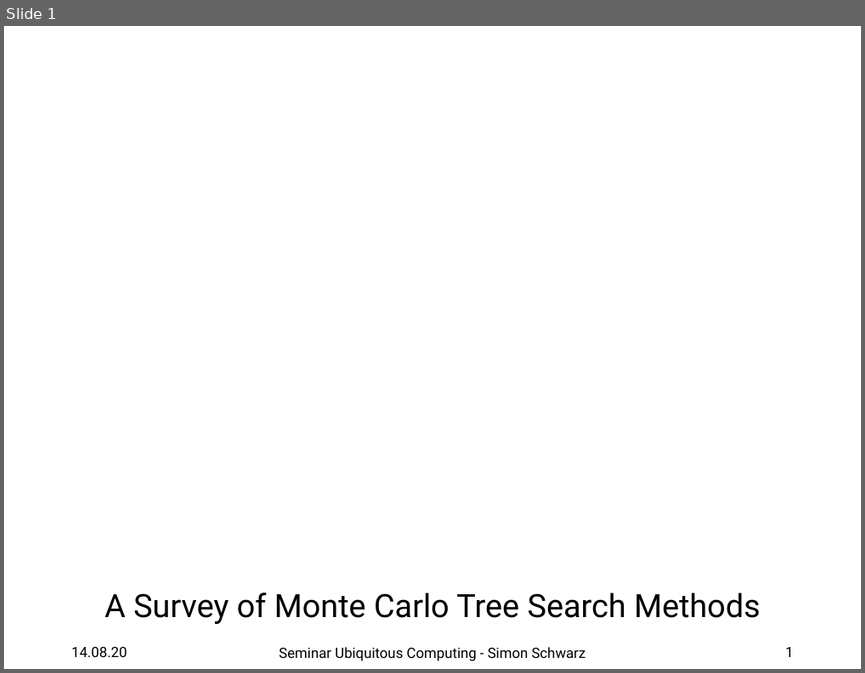
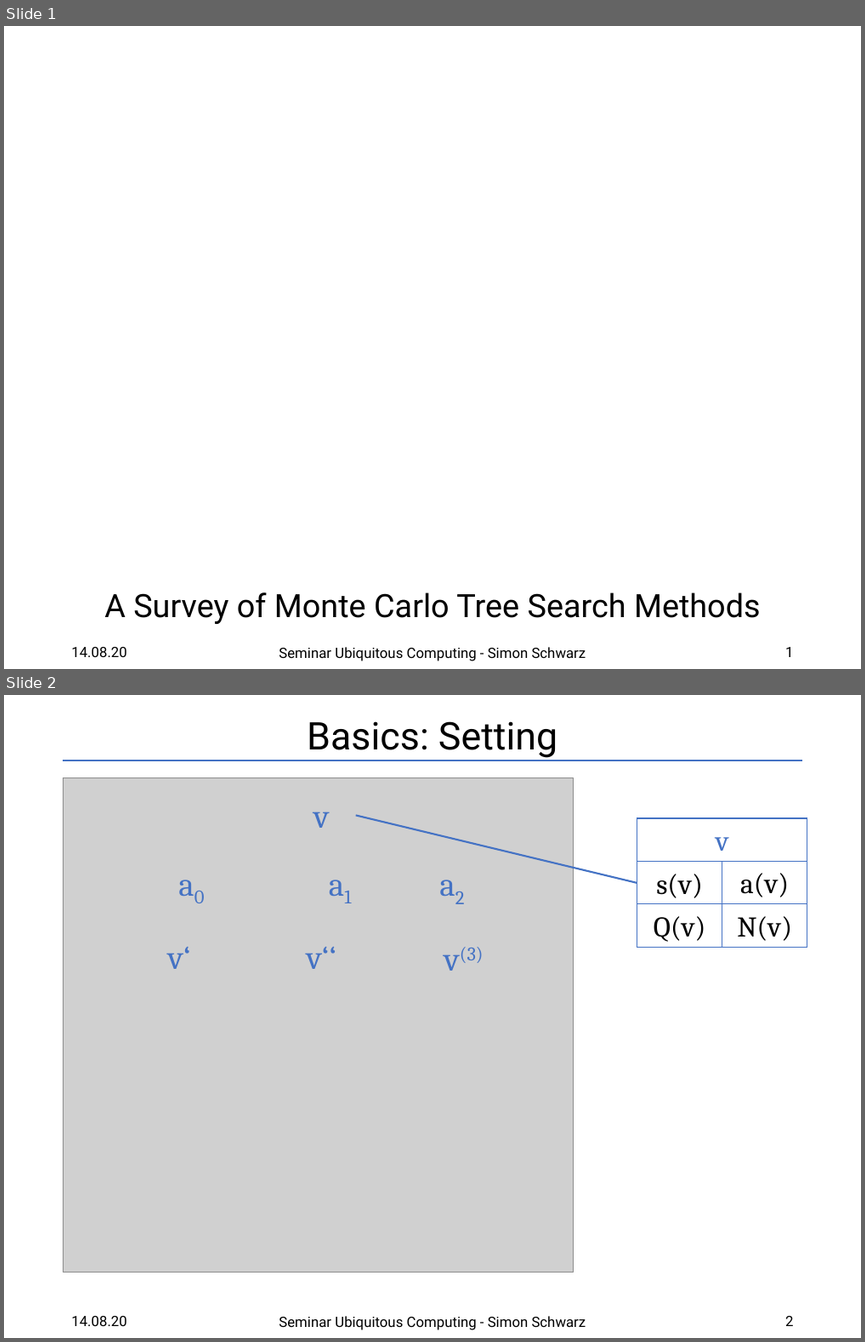
Before and after one commit to SRSchwarz/MCTS-Survey, a slide deck: slides/presentation.pptx. Shown one above the other, each under a label of ours: slide 1 before the commit, slides 1 and 2 after it. The pictures are 865x673 and 865x1342 pixels, drawn with LibreOffice and Linux fonts; fonts in the diff are those of the drawing; grey boxes stand for pictures; background and template pictures are left out. Boxes give left, top, right and bottom in pixels: in the first picture for what was removed or moved away, otherwise in the second. Text is boxed around its words. In the diff, an @@ line names an element or a change of style, - is before the commit and + after.

```diff
--- a/slides/presentation.pptx
+++ b/slides/presentation.pptx
@@ slide 2 added at <box>4,695,861,1338</box>, background #FFFFFF @@
@@ title added at <box>307,721,557,758</box>, 32 pt, text #000000 @@
+Basics: Setting
@@ line added from (64, 761) to (801, 761), #4472C4 1.5 pt @@
@@ picture added at <box>64,777,574,1271</box> @@
@@ text added at <box>313,811,329,828</box>, 28 pt, text #4472C4 @@
+v
@@ line added from (637, 883) to (355, 815), #4472C4 1.5 pt @@
@@ group added at <box>637,818,808,947</box>: 5 rectangles @@
+s(v)
+a(v)
+Q(v)
+N(v)
+v
@@ text added at <box>157,858,226,907</box>, 28 pt, text #4472C4 @@
+a0
@@ text added at <box>306,858,374,907</box>, 28 pt, text #4472C4 @@
+a1
@@ text added at <box>418,859,487,907</box>, 28 pt, text #4472C4 @@
+a2
@@ text added at <box>168,947,191,969</box>, 28 pt, text #4472C4 @@
+v‘
@@ text added at <box>307,947,337,969</box>, 28 pt, text #4472C4 @@
+v‘‘
@@ text added at <box>443,947,483,970</box>, 28 pt, text #4472C4 @@
+v(3)
@@ text added at <box>71,1315,126,1326</box>, 12 pt, text #000000 @@
+14.08.20
@@ text added at <box>279,1315,586,1330</box>, 12 pt, text #000000 @@
+Seminar Ubiquitous Computing - Simon Schwarz
@@ page number added at <box>785,1315,793,1326</box>, 12 pt, text #000000 @@
+2
```
Also in this commit, not shown: 8 slides changed, 6 other slides added, 3 other files.
